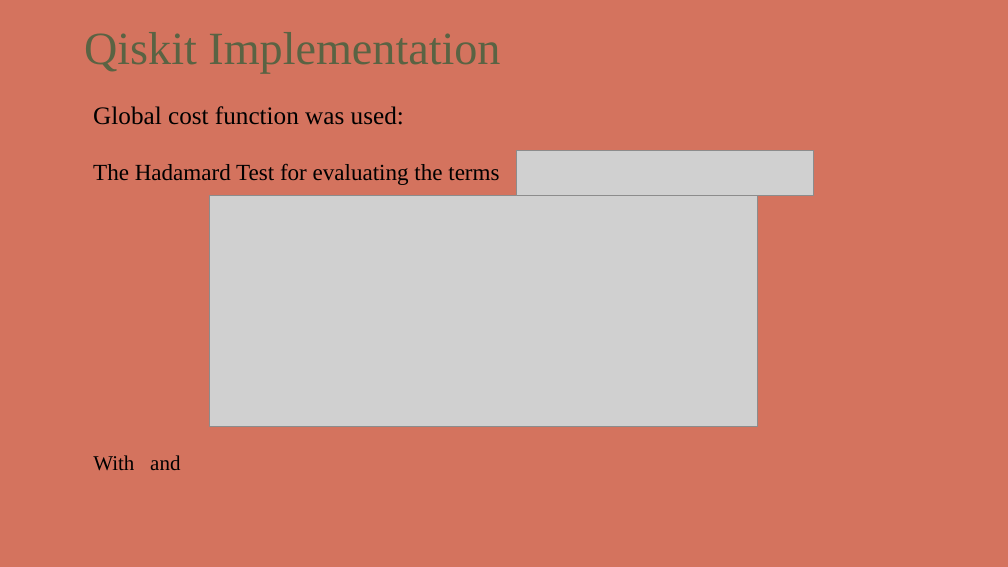
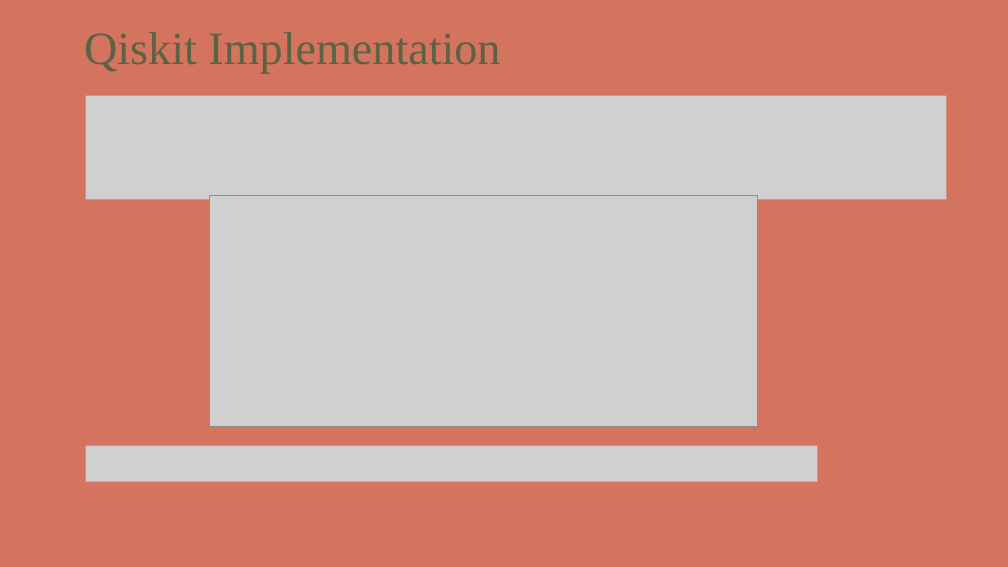
Before and after one commit to kthod/VQLS_algorithm, a slide deck: slide 35 of VQLS_presentation.pptx. Drawn at 1008x567 pixels with LibreOffice and Linux fonts; fonts in the diff are those of the drawing; grey boxes stand for pictures; background and template pictures are left out. Boxes give left, top, right and bottom in pixels: in the first picture for what was removed or moved away, otherwise in the second. Text is boxed around its words. In the diff, an @@ line names an element or a change of style, - is before the commit and + after.

```diff
--- a/VQLS_presentation.pptx
+++ b/VQLS_presentation.pptx
@@ picture added at box(85, 95, 946, 199) @@
@@ text removed at box(93, 106, 499, 185) @@
-Global cost function was used:
-The Hadamard Test for evaluating the terms
@@ picture removed at box(516, 150, 814, 196) @@
@@ picture added at box(85, 446, 817, 482) @@
@@ text removed at box(93, 455, 180, 471) @@
-With and
```
Also in this commit, not shown: 29 other slides changed, 4 slides added, 4 slides removed, 1 other file.
